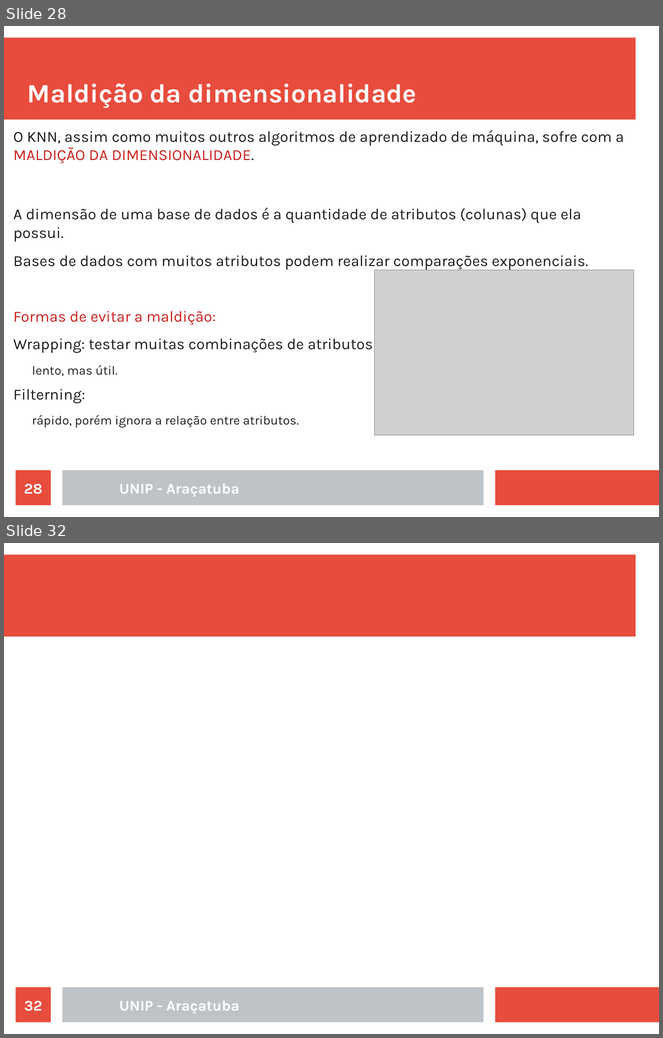
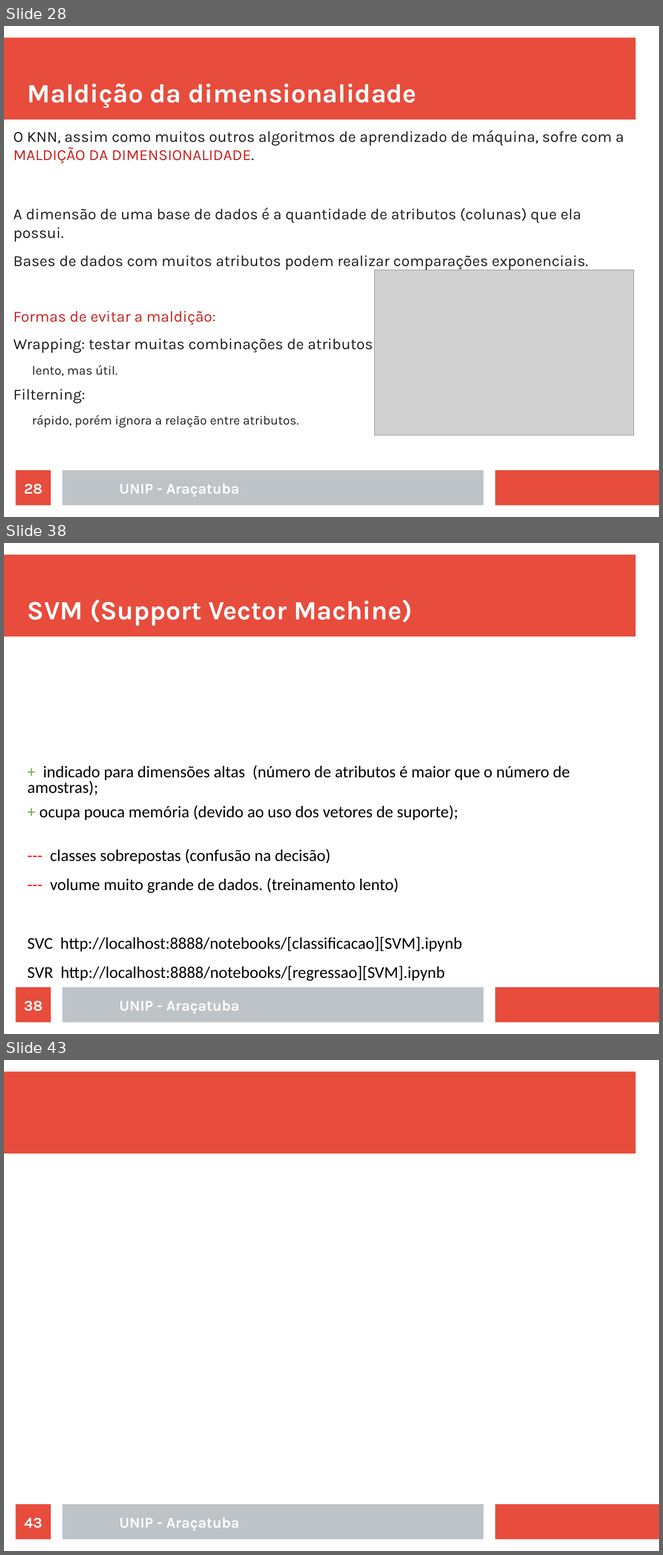
Before and after one commit to rafaelstojoao/pos-unip, a slide deck: [2020][modulo][Machine_Learning]/[aula]03[outrosAlgoritmos].odp. Shown one above the other, each under a label of ours: slides 28 and 32 before the commit, slides 28, 38 and 43 after it; the slides between them are not shown. The pictures are 663x1038 and 663x1555 pixels, drawn with LibreOffice and Linux fonts; fonts in the diff are those of the drawing; grey boxes stand for pictures. Boxes give left, top, right and bottom in pixels: in the first picture for what was removed or moved away, otherwise in the second. Text is boxed around its words. In the diff, an @@ line names an element or a change of style, - is before the commit and + after.

```diff
--- a/[2020][modulo][Machine_Learning]/[aula]03[outrosAlgoritmos].odp
+++ b/[2020][modulo][Machine_Learning]/[aula]03[outrosAlgoritmos].odp
@@ slide 38 added at [4,543,659,1034], background #FFFFFF; not listed: 3 template elements that a slide beside it also shows @@
@@ title added at [27,600,412,626], 32 pt, text #FFFFFF, bold @@
+SVM (Support Vector Machine)
@@ text added at [27,766,570,981], 20 pt, text #000000 @@
++ indicado para dimensões altas (número de atributos é maior que o número de amostras);
++ ocupa pouca memória (devido ao uso dos vetores de suporte);
+--- classes sobrepostas (confusão na decisão)
+--- volume muito grande de dados. (treinamento lento)
+SVC http://localhost:8888/notebooks/[classificacao][SVM].ipynb
+SVR http://localhost:8888/notebooks/[regressao][SVM].ipynb
@@ page number added at [16,988,51,1023], fill #E74C3C, 18 pt, text #FFFFFF, bold @@
+38
@@ text added at [119,1001,240,1014], 18 pt, text #FFFFFF, bold @@
+UNIP - Araçatuba
@@ what was slide 32 is now slide 43 @@
@@ page number at [24,1518,42,1529]: text changed @@
-32
+43
```
Also in this commit, not shown: 5 slides changed, 14 other slides added, 33 slides removed, 6 other files.
